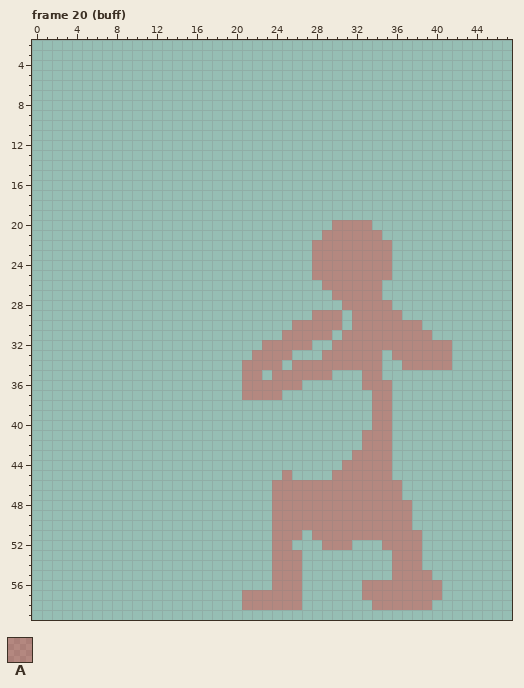
File history of a pixel-art file, Req_boss_ori.aseprite. Above: the version before the commit.
64x64 pixels, 27 frames. Colours within 5 levels of each other are drawn and written as one. Shown: frame 20 (buff): x 0..47, y 2..59. The commit also changed other frames, which this record leaves out.
Visible layers, top first: "Layer 1", "Layer 2" opacity 29%.
Palette (. is transparent): A #ff000049
Pixels before, frame 20 (buff) (only the part around the change), first column x 7:
16 .........................................
17 .........................................
18 .........................................
19 .........................................
20 .......................AAAA..............
21 ......................AAAAAA.............
22 .....................AAAAAAAA............
23 .....................AAAAAAAA............
24 .....................AAAAAAAA............
25 .....................AAAAAAAA............
26 ......................AAAAAA.............
27 .......................AAAAA.............
28 ........................AAAAA............
29 .....................AAA.AAAAA...........
30 ...................AAAAA.AAAAAAA.........
31 ..................AAAAA.AAAAAAAAA........
32 ................AAAAA..AAAAAAAAAAAA......
33 ...............AAAA...AAAAAA.AAAAAA......
34 ..............AAAA.AAAAAAAAA..AAAAA......
35 ..............AA.AAAAAA...AA.............
36 ..............AAAAAA......AAA............
37 ..............AAAA.........AA............
38 ...........................AA............
39 ...........................AA............
40 ...........................AA............
41 ..........................AAA............
42 ..........................AAA............
43 .........................AAAA............
44 ........................AAAAA............
45 ..................A....AAAAAA............
46 .................AAAAAAAAAAAAA...........
47 .................AAAAAAAAAAAAA...........
48 .................AAAAAAAAAAAAAA..........
49 .................AAAAAAAAAAAAAA..........
50 .................AAAAAAAAAAAAAA..........
51 .................AAA.AAAAAAAAAAA.........
52 .................AA...AAA...AAAA.........
53 .................AAA.........AAA.........
54 .................AAA.........AAA.........
55 .................AAA.........AAAA........
56 .................AAA......AAAAAAAA.......
57 ..............AAAAAA......AAAAAAAA.......
58 ..............AAAAAA.......AAAAAA........
59 .........................................
After:
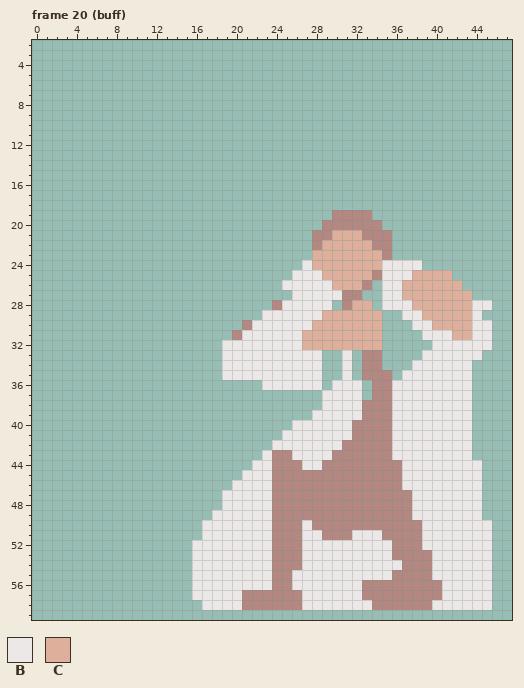
Colours new in this view: B #ece8e8  C #deaf9b
Log entry: 보스 외주 큰 틀 잡기 거으ㅟ 끝남.
The exact change:
Changed rows in their new state; - is an unchanged pixel.
Frame 20 (buff), layers "Layer 1", "Layer 2":
first column x 16:
19 --------------AAAA------------
20 -------------A----A-----------
21 ------------A-CCC--A----------
22 -------------CCCCC------------
23 ------------CCCCCCC-----------
24 -----------BCCCCCCCBBBB-------
25 ----------BBBCCCCC-BBBCCCC----
26 ---------BBBBBCCC-.BBCCCCCC---
27 ----------BBBBB--..BBCCCCCCC--
28 --------ABBBBB--CC.BBBCCCCCCBB
29 -------BBBBBBCCCCCC..BBCCCCCB-
30 -----ABBBBBBCCCCCCC...BBCCCCBB
31 ----ABBBBBBCCCCCCCC....BBBCCBB
32 ---BBBBBBBBCCCCCCCC.....BBBBBB
33 ---BBBBBBBBBB..B.---...BBBBBB-
34 ---BBBBBBBBBB..B.----.BBBBBB--
35 ---BBBBBBBBBB.-B---A-BBBBBBB--
36 -----..BBBBBB-BBB.--BBBBBBBB--
37 -----....----BBBB---BBBBBBBB--
38 -------------BBBBA--BBBBBBBB--
39 ------------BBBBBA--BBBBBBBB--
40 ----------BBBBBBAA--BBBBBBBB--
41 ---------BBBBBBBA---BBBBBBBB--
42 --------BBBBBBBAA---BBBBBBBB--
43 -------BAABBBBAA----BBBBBBBB--
44 ------BBAAABBAA-----ABBBBBBBB-
45 -----BBBA-AAAA------ABBBBBBBB-
46 ----BBBB-------------BBBBBBBB-
47 ---BBBBB-------------ABBBBBBB-
48 ---BBBBB--------------BBBBBBB-
49 --BBBBBB--------------BBBBBBB-
50 -BBBBBBB---B----------ABBBBBBB
51 -BBBBBBB---BB---BBB----BBBBBBB
52 BBBBBBBB--ABBBBBBBBB---BBBBBBB
53 BBBBBBBB---BBBBBBBBB---ABBBBBB
54 BBBBBBBB---BBBBBBBBBB--ABBBBBB
55 BBBBBBBB--BBBBBBBBBB----BBBBBB
56 BBBBBBBB--BBBBBBB--------BBBBB
57 BBBBB------BBBBBB--------BBBBB
58 -BBBB------BBBBBBB------BBBBBB
